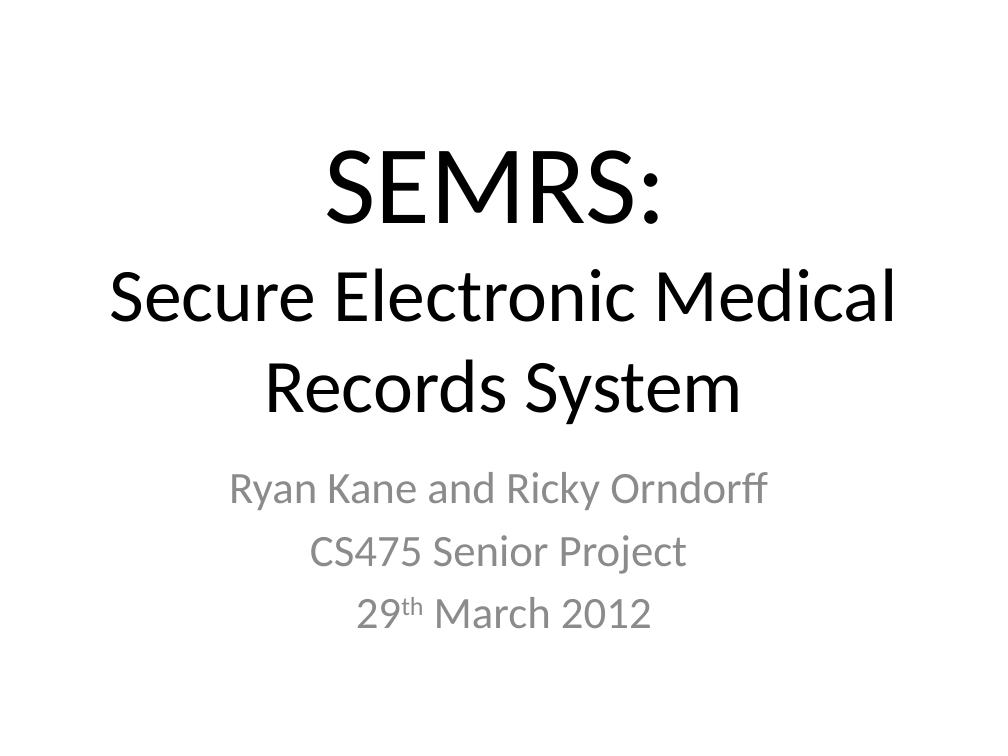
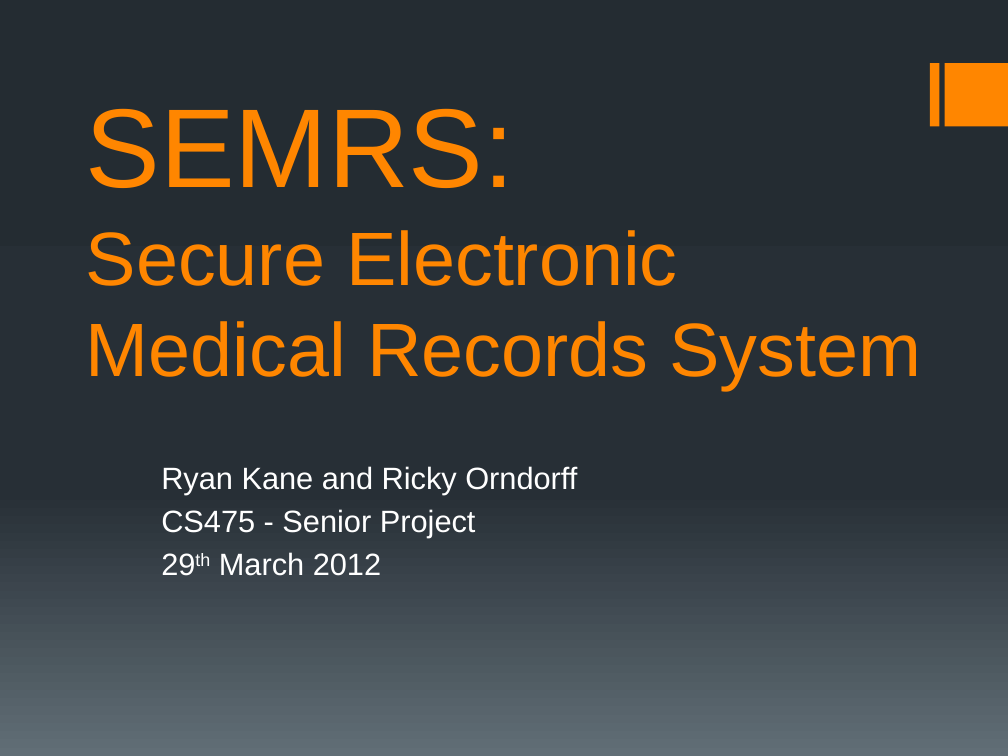
Before and after one commit to rmkane/semrs, a slide deck: slide 1 of MidTerm/Midterm_presentation_SEMRS.pptx. Drawn at 1008x756 pixels with LibreOffice and Linux fonts; fonts in the diff are those of the drawing. Boxes give left, top, right and bottom in pixels: in the first picture for what was removed or moved away, otherwise in the second. Text is boxed around its words. In the diff, an @@ line names an element or a change of style, - is before the commit and + after.

```diff
--- a/MidTerm/Midterm_presentation_SEMRS.pptx
+++ b/MidTerm/Midterm_presentation_SEMRS.pptx
@@ background #FFFFFF to gradient #242C33 to #273037 to #636D76 @@
@@ rectangle added at (929, 64, 938, 127), fill #FF8600 @@
@@ rectangle added at (944, 64, 1008, 127), fill #FF8600 @@
@@ title "SEMRS: Secure Electronic Medical Records ..." at (86, 108, 921, 390): font Calibri to Arial, text colour #000000 to #FF8600; alignment centre to left; vertical alignment middle to bottom @@
@@ subtitle at (161, 466, 577, 576): size 32 to 22 pt, font Calibri to Arial, text colour #8C8C8C to #FFFFFF in "Ryan Kane and Ricky Orndorff", "29th March 2012"; alignment centre to left; less space between paragraphs @@
@@ subtitle at (161, 509, 476, 538): text changed; size 32 to 22 pt; font Calibri to Arial; text colour #8C8C8C to #FFFFFF @@
-CS475 Senior Project
+CS475 - Senior Project
```
Also in this commit, not shown: 8 other slides changed, 1 other file.
